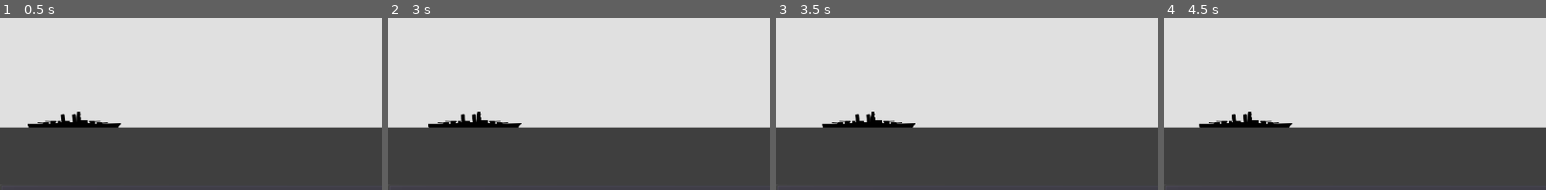
Above: before the commit, frames 1-4 (left to right).
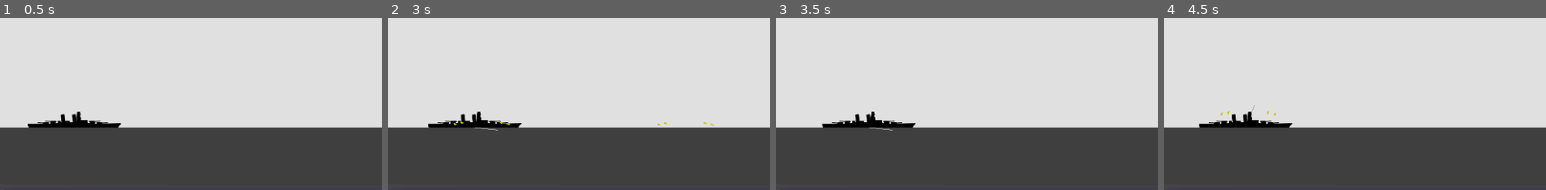
Above: after the commit, the same moments.

Repository: heppocogne/Salvo
Game: Godot game, scene res://gameplay/screen/screen.tscn
Two runs of this game, one before a commit and one after it. Both use one fixed random seed, a clock stepped at 60 frames per second and the inputs below.
Inputs (mouse positions are % of the whole screen's width and height, from its top left):
- Up to frame 1 (0.5 s): no input
- Up to frame 2 (3 s): tap Enter at 0.5, 2.75 s; move the mouse to (72, 9) at 0.52 s; hold Right (game_right) 0.53-1.28 s; click (72, 9) at 0.67 s; tap Space at 1.25 s; move the mouse to (30, 25) at 1.27 s; hold Left (game_left) 1.28-2.03 s; click (30, 25) at 1.42 s; move the mouse to (outside the picture) at 2.02 s; hold Right (game_right) from 2.03 s (still down); click (outside the picture) at 2.17 s; move the mouse to (45, 50) at 2.77 s; click (45, 50) at 2.92 s
- Up to frame 3 (3.5 s): keep holding Right (game_right)
- Up to frame 4 (4.5 s): move the mouse to (80, 42) at 3.52 s; release Right (game_right) at 3.53 s; hold Left (game_left) from 3.53 s (still down); click (80, 42) at 3.67 s; move the mouse to (outside the picture) at 4.27 s; click (outside the picture) at 4.42 s
The pictures show only the part of the screen within x 0-50%, y 10-60%; the shares and areas given below are measured in that part.

Frame 1 is identical in both runs. In frame 2, 0.1% of the frame differs, in the area x 17-86%, y 60-66%; in frame 3, less than 0.1%; in frame 4, less than 0.1%.

Commit message:
Implement player's main weapon

Diff:
--- /dev/null
+++ b/gameplay/projectile/shell.tscn
@@ -0,0 +1,17 @@
+[gd_scene load_steps=4 format=2]
+
+[ext_resource path="res://gameplay/projectile/projectile.tscn" type="PackedScene" id=1]
+[ext_resource path="res://gameplay/projectile/shell.svg" type="Texture" id=2]
+
+[sub_resource type="CircleShape2D" id=1]
+radius = 1.25
+
+[node name="Shell" instance=ExtResource( 1 )]
+
+[node name="CollisionShape2D" parent="." index="0"]
+shape = SubResource( 1 )
+
+[node name="Sprite" type="Sprite" parent="." index="1"]
+modulate = Color( 0.784314, 0.784314, 0, 1 )
+scale = Vector2( 0.1, 0.1 )
+texture = ExtResource( 2 )
--- a/gameplay/ship/player/player.gd
+++ b/gameplay/ship/player/player.gd
@@ -2,9 +2,36 @@
 class_name Player
 extends Ship
 
+const line_color:=Color.darkgray
+const line_length:=32.0
+
+var mouse_pos:Vector2
+
 
 func _ready():
 	pass
+
+
+func _draw():
+	var dir:=mouse_pos.normalized()
+	draw_line(Vector2.ZERO,line_length*dir,line_color)
+	pass
+
+
+func _process(_delta:float):
+	pass
+
+
+func _input(event:InputEvent):
+	if event is InputEventMouseMotion:
+		mouse_pos=get_local_mouse_position()
+		update()
+	elif event is InputEventMouseButton:
+		var mb:=event as InputEventMouseButton
+		if mb.pressed:
+			if mb.button_index==BUTTON_LEFT and main_weapon_ready:
+				print_debug("mouse_pos.angle()=",mouse_pos.angle())
+				fire_main_weapon(mouse_pos.angle())
 
 
 func _physics_process(delta:float):
--- a/gameplay/ship/player/player.tscn
+++ b/gameplay/ship/player/player.tscn
@@ -1,19 +1,33 @@
-[gd_scene load_steps=4 format=2]
+[gd_scene load_steps=5 format=2]
 
 [ext_resource path="res://gameplay/ship/ship.tscn" type="PackedScene" id=1]
 [ext_resource path="res://gameplay/ship/player/player.gd" type="Script" id=2]
 [ext_resource path="res://gameplay/ship/bb.svg" type="Texture" id=3]
+[ext_resource path="res://gameplay/weapon/gun/gun.tscn" type="PackedScene" id=4]
 
 [node name="Player" instance=ExtResource( 1 )]
 collision_layer = 4
 collision_mask = 35
 script = ExtResource( 2 )
 base_speed = 17.0
+main_weapon_nodepaths = [ NodePath("MainGun1"), NodePath("MainGun2"), NodePath("MainGun3"), NodePath("MainGun4") ]
 
-[node name="Sprite" type="Sprite" parent="." index="0"]
+[node name="MainGun1" parent="." index="0" instance=ExtResource( 4 )]
+position = Vector2( 33.5, -6 )
+
+[node name="MainGun2" parent="." index="1" instance=ExtResource( 4 )]
+position = Vector2( 24, -8 )
+
+[node name="MainGun3" parent="." index="2" instance=ExtResource( 4 )]
+position = Vector2( -29, -8 )
+
+[node name="MainGun4" parent="." index="3" instance=ExtResource( 4 )]
+position = Vector2( -38, -6 )
+
+[node name="Sprite" type="Sprite" parent="." index="4"]
 position = Vector2( 0, -10.5 )
 scale = Vector2( 0.5, 0.5 )
 texture = ExtResource( 3 )
 
-[node name="CollisionPolygon2D" type="CollisionPolygon2D" parent="." index="1"]
+[node name="CollisionPolygon2D" type="CollisionPolygon2D" parent="." index="5"]
 polygon = PoolVector2Array( -62, 0, 58, 0, 62, -6, 37.0224, -5, 17, -5, 17, -9, -23, -9, -23, -5, -63, -5 )
--- a/gameplay/ship/ship.gd
+++ b/gameplay/ship/ship.gd
@@ -12,7 +12,8 @@
 export(Array,NodePath) var main_weapon_nodepaths:Array
 export var base_main_weapon_reload:float=1.0 setget set_base_main_weapon_reload
 
-var hp:=base_hp
+onready var main_weapon_reload_timer:Timer=$MainWeaponReloadTimer
+var hp:=get_max_hp()
 var main_weapons:Array
 var main_weapon_ready:=false
 
@@ -57,6 +58,7 @@
 	for w in main_weapons:
 		w.put_projectile(a)
 	main_weapon_ready=false
+	main_weapon_reload_timer.start(get_main_weapon_reload())
 
 
 func _on_MainWeaponReloadTimer_timeout():
--- a/gameplay/weapon/gun/gun.tscn
+++ b/gameplay/weapon/gun/gun.tscn
@@ -1,8 +1,10 @@
-[gd_scene load_steps=3 format=2]
+[gd_scene load_steps=4 format=2]
 
 [ext_resource path="res://gameplay/weapon/weapon.tscn" type="PackedScene" id=1]
 [ext_resource path="res://gameplay/weapon/gun/gun.gd" type="Script" id=2]
+[ext_resource path="res://gameplay/projectile/shell.tscn" type="PackedScene" id=3]
 
 [node name="Gun" instance=ExtResource( 1 )]
 script = ExtResource( 2 )
-base_reload = 0.0
+projectile_scene = ExtResource( 3 )
+base_muzzle_velocity = 200.0
--- a/gameplay/weapon/weapon.gd
+++ b/gameplay/weapon/weapon.gd
@@ -46,4 +46,6 @@
 			GlobalScript.node2d_root.add_child(instance)
 			instance.global_position=to_global(muzzle_position)
 			# TODO: consider dispersion & accuracy
-			instance.rotation=rot
+			if instance.sync_rotation:
+				instance.rotation=rot
+			instance.velocity=Vector2(cos(rot),sin(rot))*get_muzzle_velocity()
